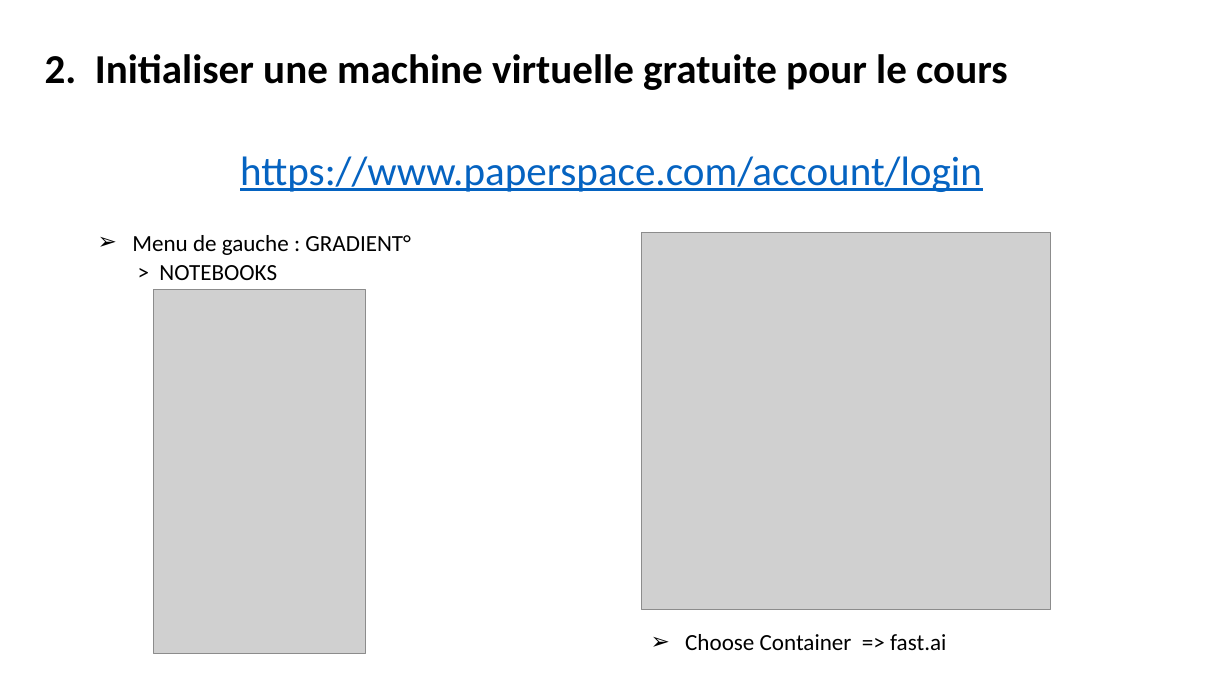
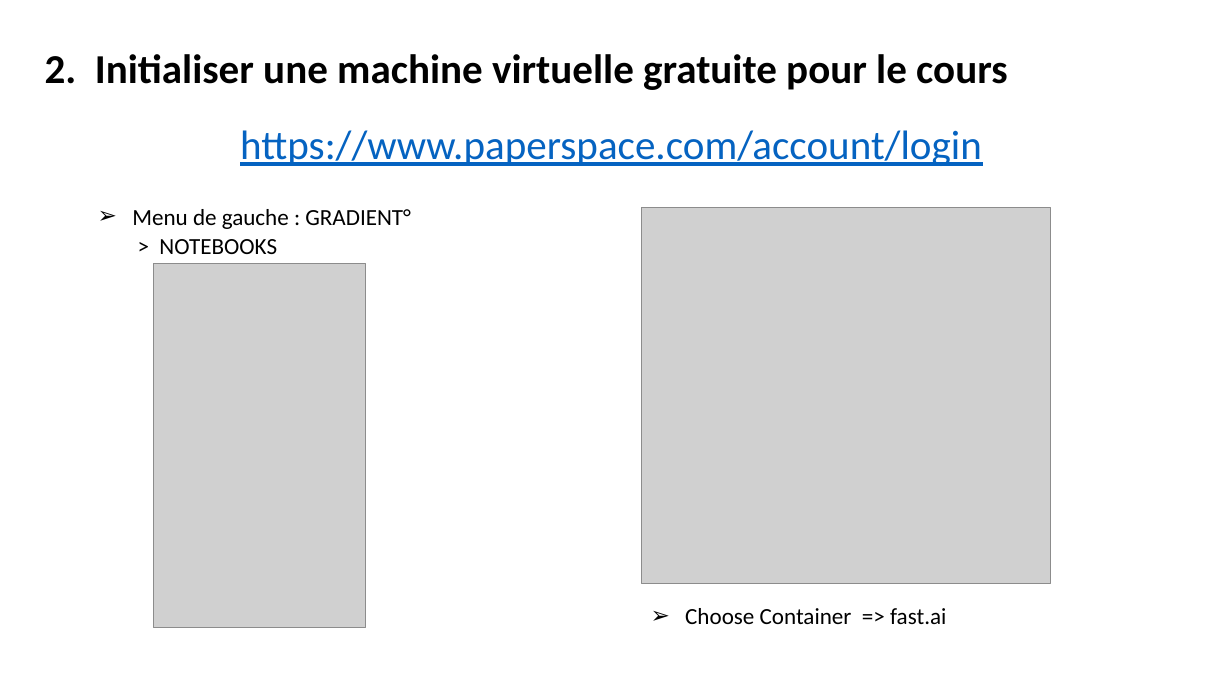
Before and after one commit to laurentprudhon/cours-deeplearning-2020, a slide deck: slide 6 of slides/00_environnement.pptx. Drawn at 1232x693 pixels with LibreOffice and Linux fonts; fonts in the diff are those of the drawing; grey boxes stand for pictures. Boxes give left, top, right and bottom in pixels: in the first picture for what was removed or moved away, otherwise in the second. Text is boxed around its words. In the diff, an @@ line names an element or a change of style, - is before the commit and + after.

```diff
--- a/slides/00_environnement.pptx
+++ b/slides/00_environnement.pptx
@@ 3 texts, 2 pictures: place and size @@
-3 texts, 2 pictures at [132,156,1051,653]
+3 texts, 2 pictures at [132,130,1051,628]
```
Also in this commit, not shown: 8 other slides changed, 6 slides added, 7 slides removed.
